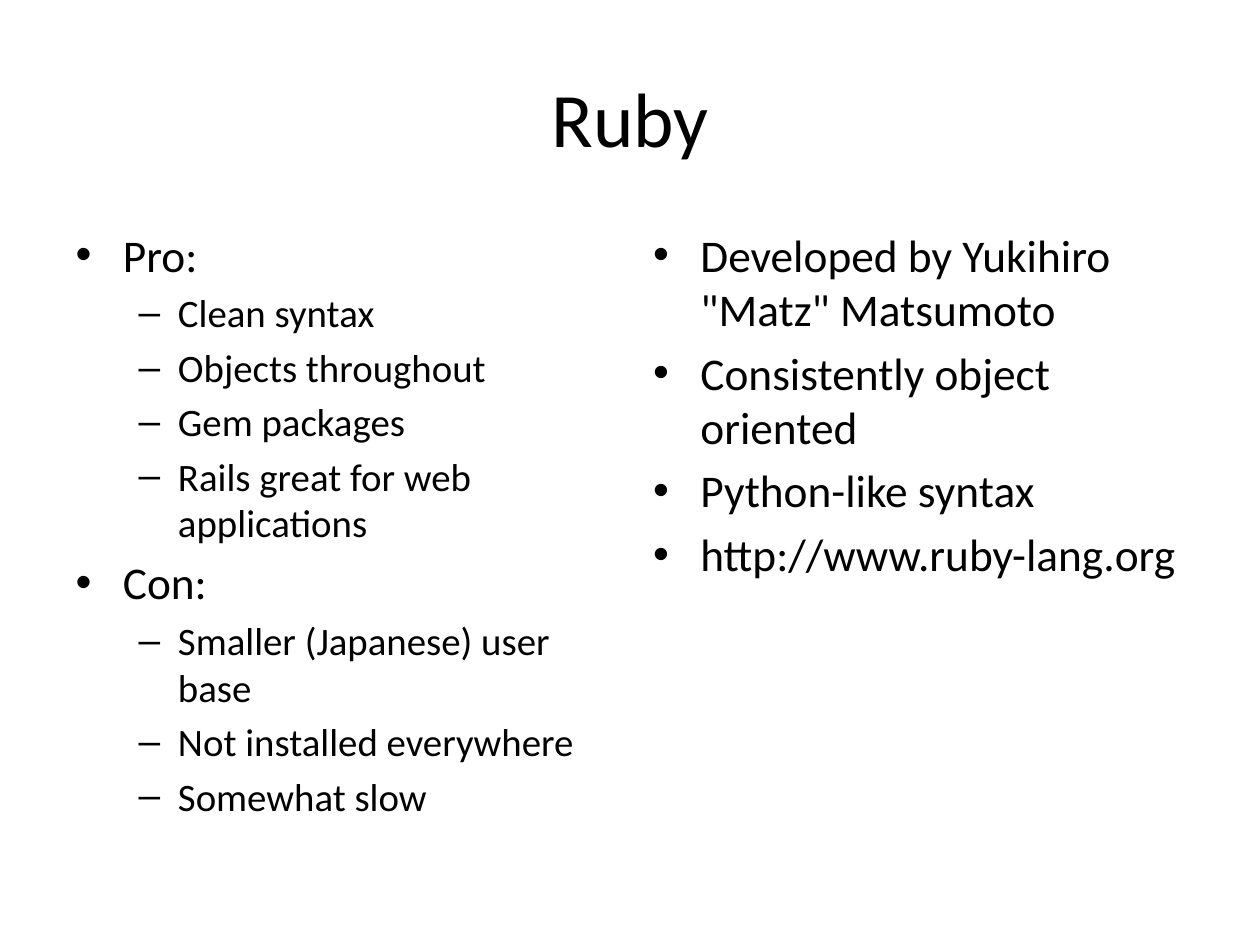
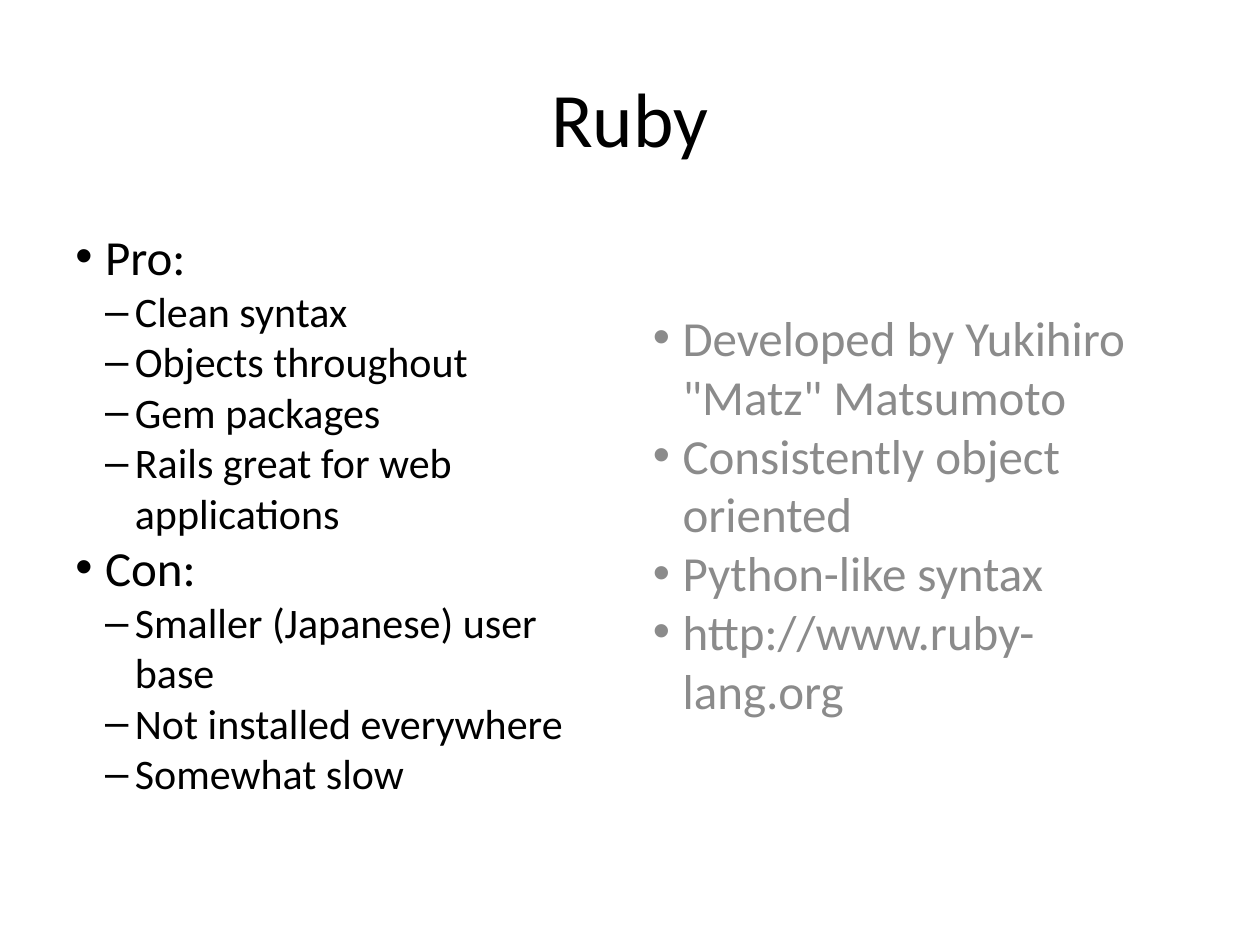
Before and after one commit to naturalis/arangs, a slide deck: slide 8 of doc/slides/day2/session4/Toolkits.pptx. Drawn at 1260x945 pixels with LibreOffice and Linux fonts; fonts in the diff are those of the drawing. Boxes give left, top, right and bottom in pixels: in the first picture for what was removed or moved away, otherwise in the second. Text is boxed around its words. In the diff, an @@ line names an element or a change of style, - is before the commit and + after.

```diff
--- a/doc/slides/day2/session4/Toolkits.pptx
+++ b/doc/slides/day2/session4/Toolkits.pptx
@@ text "Pro:" at bbox=[105, 243, 563, 790]: size 25.9 to 28 pt in "Pro:", "Con:"; size 22.2 to 24 pt; indent changed; less space between paragraphs @@
@@ text "Developed by Yukihiro "Matz" Matsumoto" at bbox=[683, 322, 1125, 718]: size 25.9 to 28 pt, text colour #000000 to #8B8B8B; indent changed; less space between paragraphs; vertical alignment top to middle @@
```
Also in this commit, not shown: 10 other slides changed.
